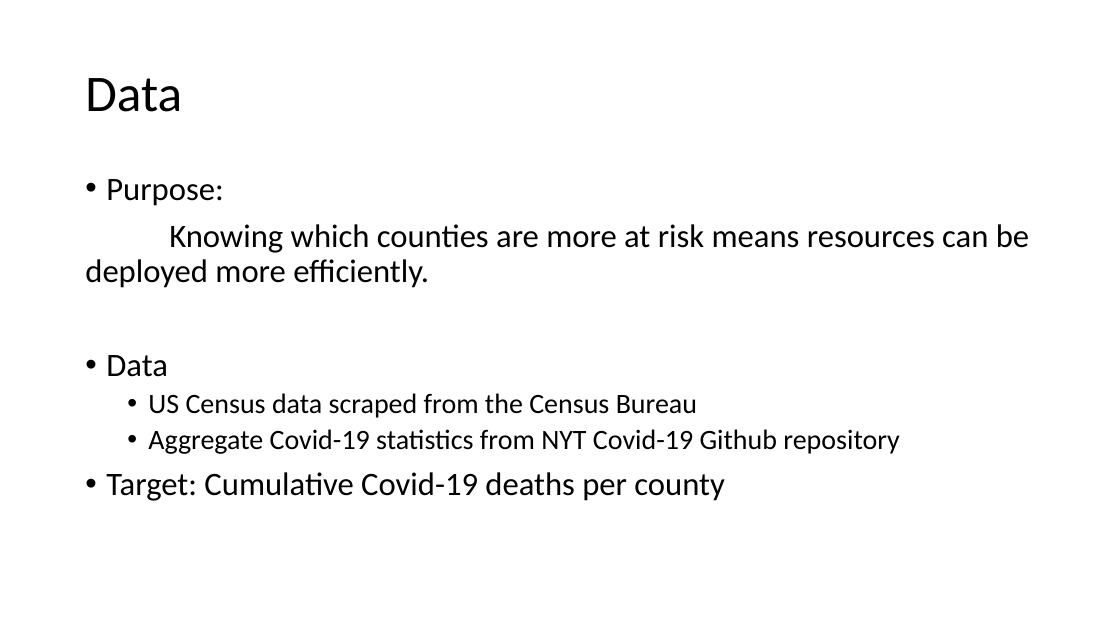
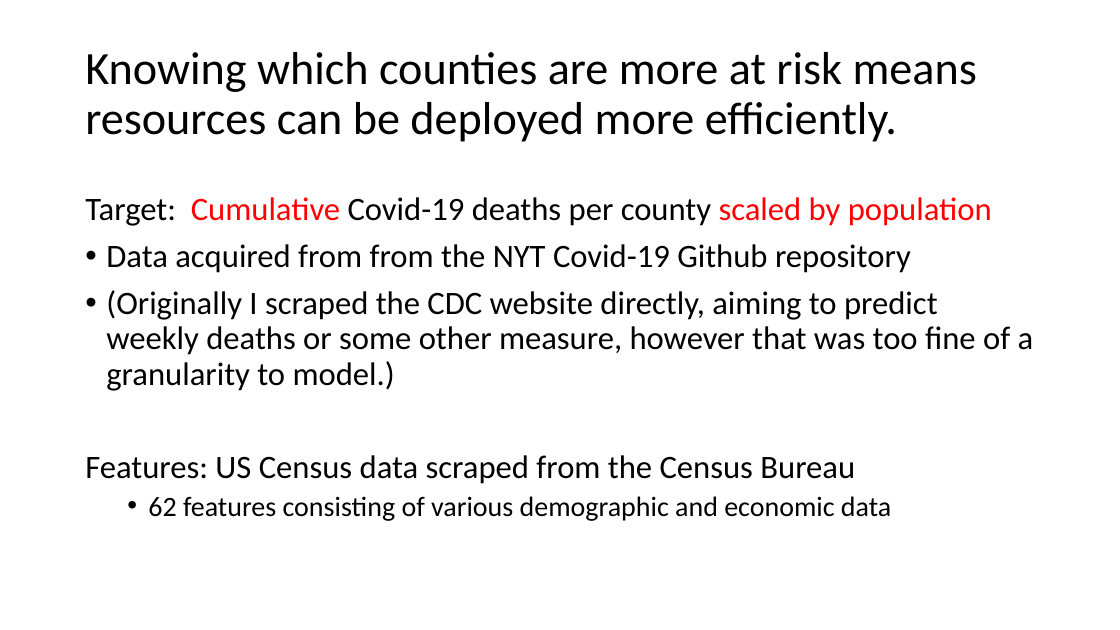
Before and after one commit to nkinnaird/CountyCovidIndexing, a slide deck: slide 2 of Presentation/CovidProjectPresentation.pptx. Drawn at 1120x630 pixels with LibreOffice and Linux fonts; fonts in the diff are those of the drawing. Boxes give left, top, right and bottom in pixels: in the first picture for what was removed or moved away, otherwise in the second. Text is boxed around its words. In the diff, an @@ line names an element or a change of style, - is before the commit and + after.

Commit message:
Final work on project, getting correlation map and county covid map.

```diff
--- a/Presentation/CovidProjectPresentation.pptx
+++ b/Presentation/CovidProjectPresentation.pptx
@@ title at box(85, 52, 977, 142): text changed; size 44 to 39.6 pt @@
-Data
+Knowing which counties are more at risk means resources can be deployed more efficiently.
@@ text at box(85, 197, 1034, 521): text changed @@
-• Purpose:
-Knowing which counties are more at risk means resources can be deployed more efficiently.
-• Data
-  • US Census data scraped from the Census Bureau
-  • Aggregate Covid-19 statistics from NYT Covid-19 Github repository
-• Target: Cumulative Covid-19 deaths per county
+Target: Cumulative Covid-19 deaths per county scaled by population
+• Data acquired from from the NYT Covid-19 Github repository
+• (Originally I scraped the CDC website directly, aiming to predict weekly deaths or some other measure, however that was too fine of a granularity to model.)
+Features: US Census data scraped from the Census Bureau
+  • 62 features consisting of various demographic and economic data
```
Also in this commit, not shown: 6 other slides changed, 9 slides added, 5 slides removed, 25 other files.
